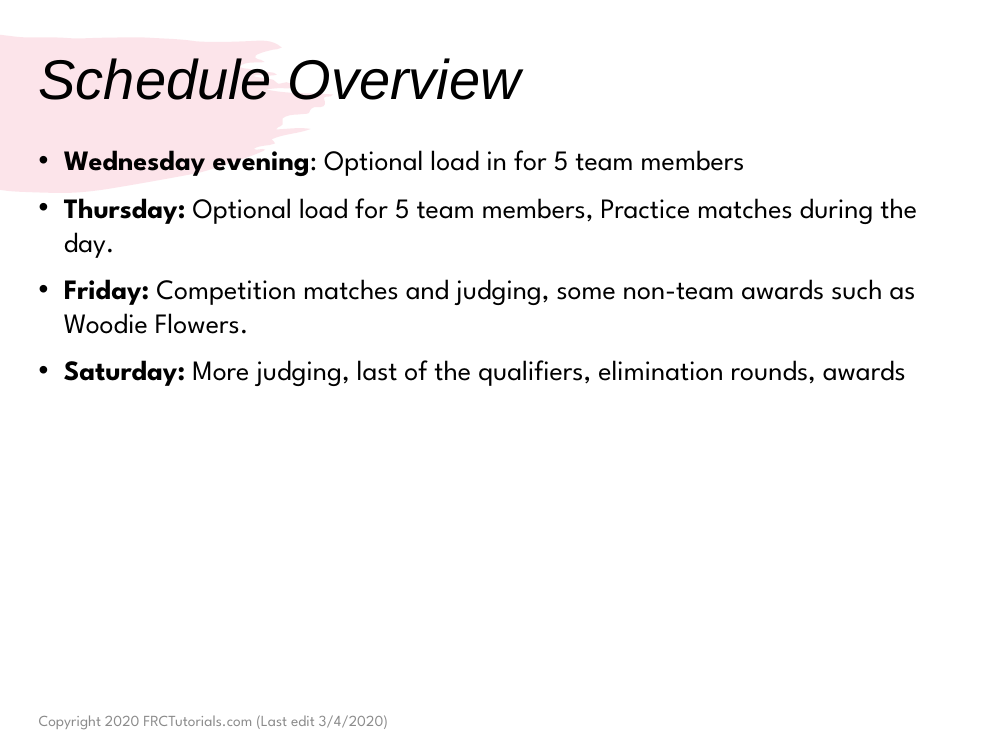
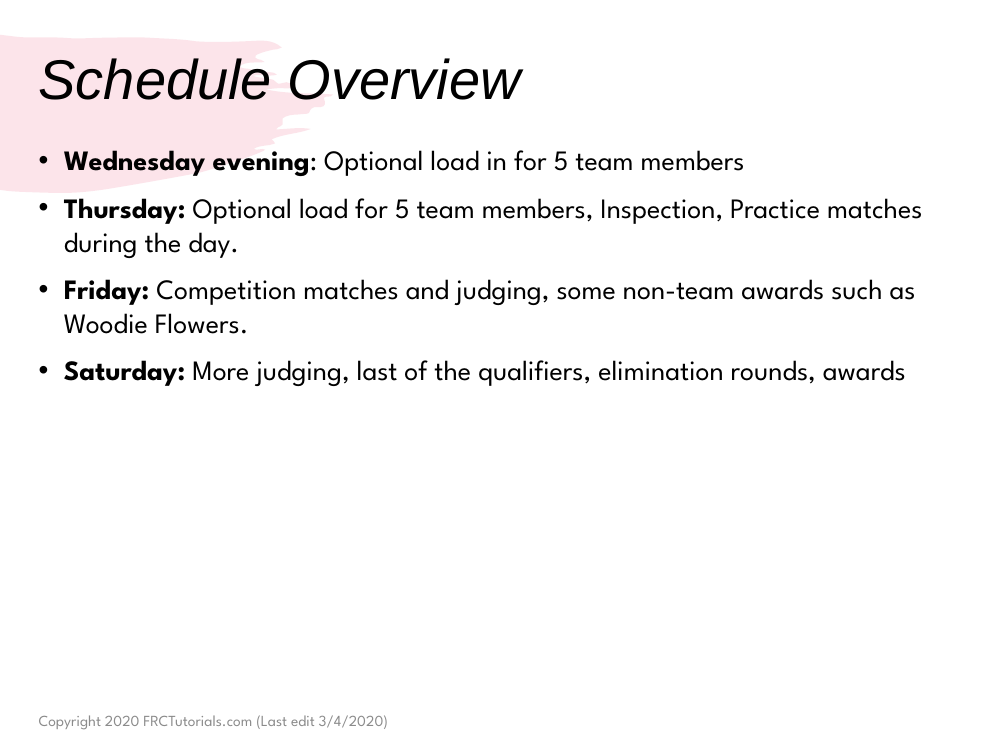
Before and after one commit to droidsrobotics/FRC-Tutorials, a slide deck: slide 2 of translations/en-us/TeamManagement/CompetitionPreparation.pptx. Drawn at 1008x756 pixels with LibreOffice and Linux fonts; fonts in the diff are those of the drawing. Boxes give left, top, right and bottom in pixels: in the first picture for what was removed or moved away, otherwise in the second. Text is boxed around its words. In the diff, an @@ line names an element or a change of style, - is before the commit and + after.

```diff
--- a/translations/en-us/TeamManagement/CompetitionPreparation.pptx
+++ b/translations/en-us/TeamManagement/CompetitionPreparation.pptx
@@ text at <box>64,198,922,258</box>: text changed @@
-• Thursday: Optional load for 5 team members, Practice matches during the day.
+• Thursday: Optional load for 5 team members, Inspection, Practice matches during the day.
```
Also in this commit, not shown: 2 other slides changed, 1 slide added, 25 other files.
